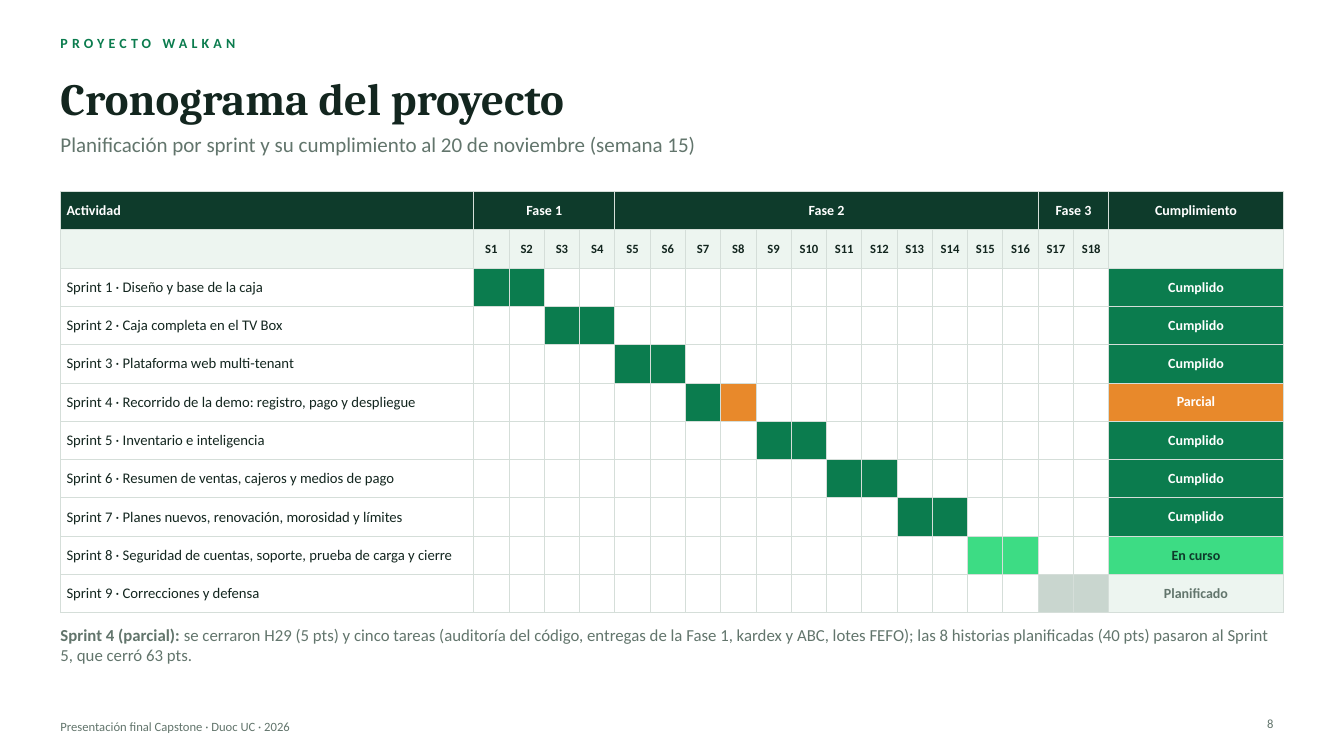
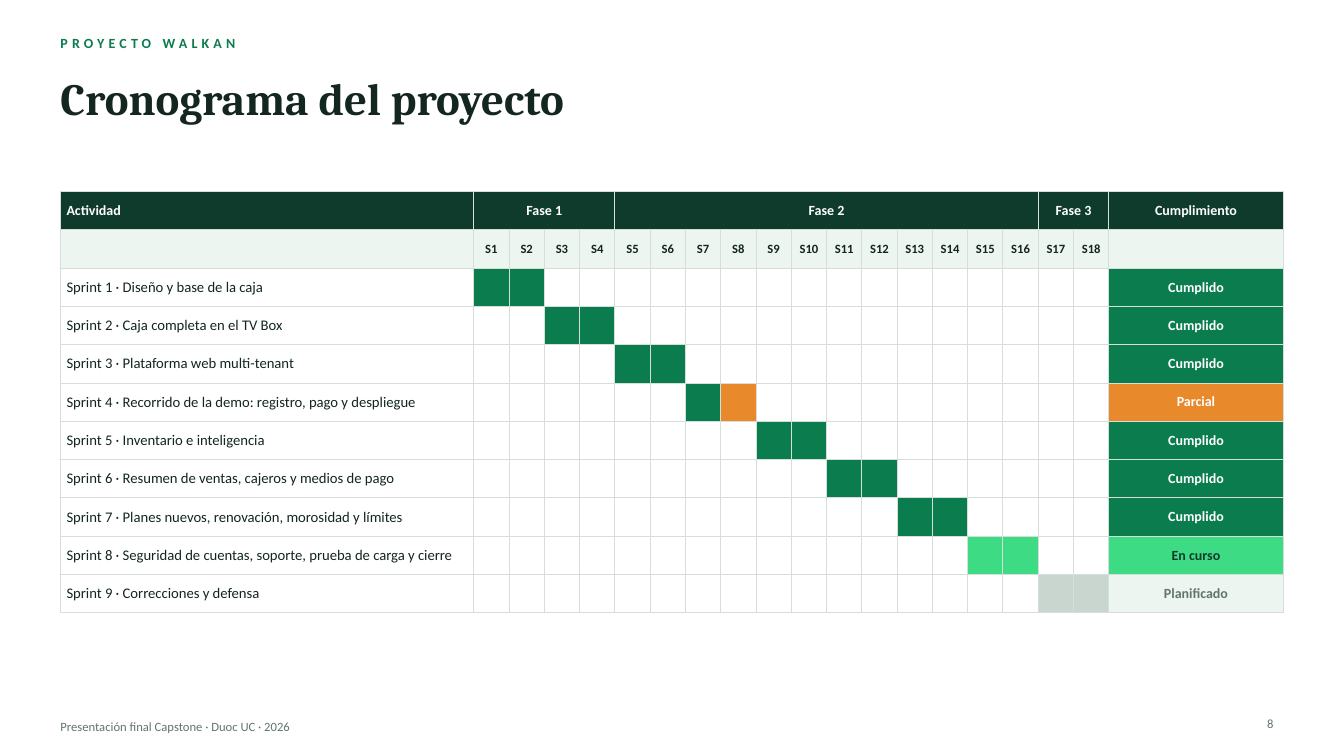
Before and after one commit to Chazito/Walkan, a slide deck: slide 8 of Fase 3/Evidencias Grupales/Presentacion Final.pptx. Drawn at 1344x756 pixels with LibreOffice and Linux fonts; fonts in the diff are those of the drawing; background and template pictures are left out. Boxes give left, top, right and bottom in pixels: in the first picture for what was removed or moved away, otherwise in the second. Text is boxed around its words. In the diff, an @@ line names an element or a change of style, - is before the commit and + after.

```diff
--- a/Fase 3/Evidencias Grupales/Presentacion Final.pptx
+++ b/Fase 3/Evidencias Grupales/Presentacion Final.pptx
@@ text removed at (60, 137, 695, 156) @@
-Planificación por sprint y su cumplimiento al 20 de noviembre (semana 15)
@@ text removed at (60, 629, 1268, 664) @@
-Sprint 4 (parcial): se cerraron H29 (5 pts) y cinco tareas (auditoría del código, entregas de la Fase 1, kardex y ABC, lotes FEFO); las 8 historias planificadas (40 pts) pasaron al Sprint 5, que cerró 63 pts.
```
Also in this commit, not shown: 1 other slide changed.
